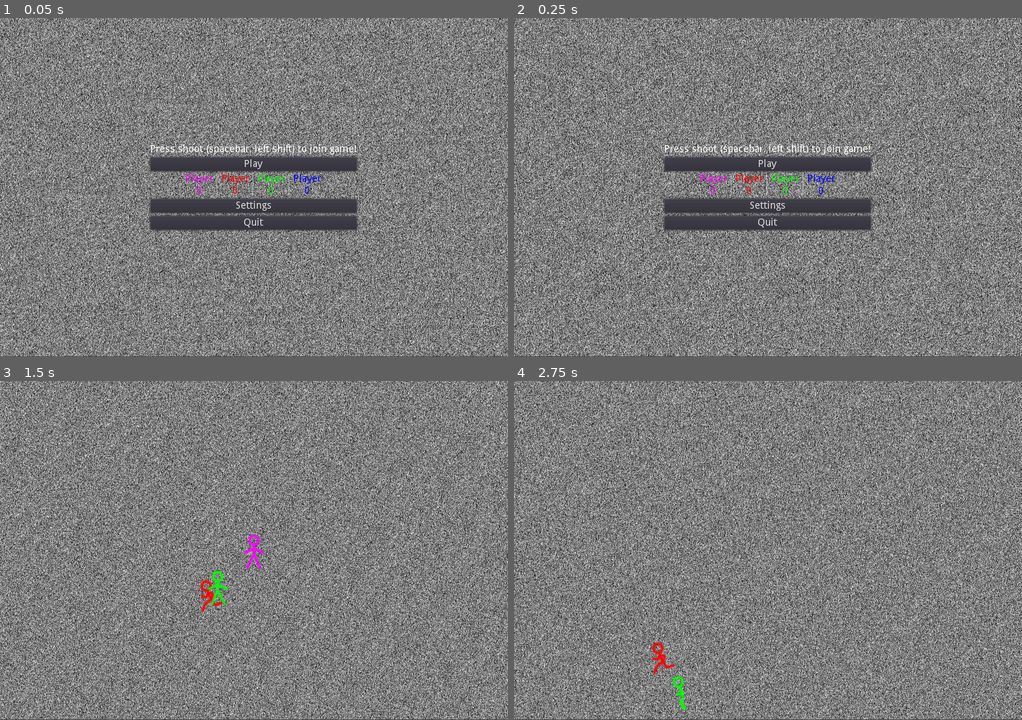
Above: before the commit, frames 1-4 (two rows, left to right).
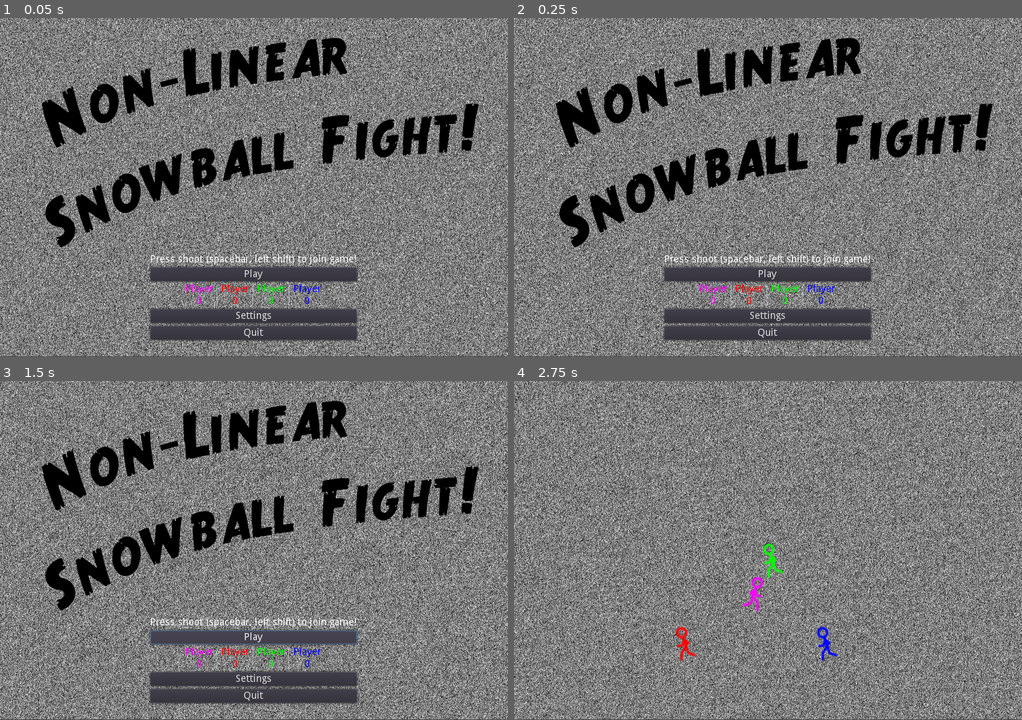
Above: after the commit, the same moments.

Repository: ssj71/nonlinearsnowballfight
Game: Godot game, scene res://Main.tscn
The game is run twice, just before and just after one commit, with the same random seed, the same clock (stepped at 60 frames per second) and the same inputs.
Inputs (mouse positions are in pixels of both pictures, inside the frame that each line leads up to):
- Up to frame 1 (0.05 s): no input
- Up to frame 2 (0.25 s): no input
- Up to frame 3 (1.5 s): click "Play" at 0.5 s; click (254, 638) at 1.25 s, where only the run after the commit has a clickable "Play"
- Up to frame 4 (2.75 s): tap Enter at 2 s; hold D from 2.03 s (still down); hold Shift from 2.03 s (still down); tap Space at 2.27, 2.3, 2.57 s

The runs differ from the first frame. In frame 1, 67% of the frame differs, in the area x 0-100%, y 0-100%; in frame 2, 67%; in frame 3, 66%; in frame 4, 61%.

Commit message:
v0.1 working ish

Diff:
--- a/Main.gd
+++ b/Main.gd
@@ -1,7 +1,7 @@
 extends Node2D
 #main
 
-var nplayers = 1
+var players = []
 var nonlinearity = 1
 var score = []
 var ailevel = 1
@@ -31,30 +31,55 @@
 
 
 func _Play_pressed():
+	players = current_scn.players
+	if players.size() == 0:
+		return
+
 	remove_child(current_scn)
 	current_scn = load("res://fight.tscn").instance()
 	add_child(current_scn)
-	var p = load("res://Player.tscn").instance()
-	p.name = "Player0"
-	p.index = 0
+	current_scn.players = players
+
+
 	var pc = current_scn.get_node("Players") #player collection
-	pc.add_child(p)
-	p.set_color(colors[0])
-	#$current_scn/Players.add_child(p)
+	var p
+	var pp
+	for i in range(players.size()):
+		p = load("res://Player.tscn").instance()
+		p.name = "Player"+String(i)
+		p.index = i
+		p.position = Vector2(210 + 100*i,300)
+		pc.add_child(p)
+		p.set_color(colors[i])
+
+	#extra randy NPC if solo
+	if players.size() == 1:
+		p = load("res://Randy.tscn").instance()
+		p.name = "Player1"
+		pc.add_child(p)
+		p.index = 1
+		pp = p.get_node("Player")
+		pp.position = Vector2(310,300)
+		pp.index = p.index
+		p.set_color(colors[1])
 
 	p = load("res://Ralf.tscn").instance()
-	p.name = "Player1"
-	pc.add_child(p)
-	p.index = 1
-	p.get_node("Player").index = p.index
-	p.set_color(colors[1])
-
-	p = load("res://Randy.tscn").instance()
 	p.name = "Player2"
 	pc.add_child(p)
 	p.index = 2
-	p.get_node("Player").index = p.index
+	pp = p.get_node("Player")
+	pp.position = Vector2(410,300)
+	pp.index = p.index
 	p.set_color(colors[2])
+
+	p = load("res://Randy.tscn").instance()
+	p.name = "Player3"
+	pc.add_child(p)
+	p.index = 3
+	pp = p.get_node("Player")
+	pp.position = Vector2(510,300)
+	pp.index = p.index
+	p.set_color(colors[3])
 # Called every frame. 'delta' is the elapsed time since the previous frame.
 #func _process(delta):
 #	pass
@@ -67,3 +92,5 @@
 	add_child(current_scn)
 	current_scn.set_colors(colors)
 	current_scn.set_scores(score)
+	for p in players:
+		current_scn.add_player(p)
--- a/Main.tscn
+++ b/Main.tscn
@@ -22,5 +22,5 @@
 position = Vector2( 360, 239.143 )
 frames = SubResource( 1 )
 animation = "default"
-frame = 1
+frame = 3
 playing = true
--- a/Steve.gd
+++ b/Steve.gd
@@ -3,7 +3,7 @@
 var tim
 var index
 
-# Steve is Strategic
+# Steve is Strategic (but not yet actually)
 
 # Called when the node enters the scene tree for the first time.
 func _ready():
--- a/fight.gd
+++ b/fight.gd
@@ -4,6 +4,7 @@
 # var a = 2
 # var b = "text"
 var ctl = []
+var players
 
 # Called when the node enters the scene tree for the first time.
 func _ready():
@@ -11,9 +12,16 @@
 		ctl.append([])
 	pass # Replace with function body.
 
-# Called every frame. 'delta' is the elapsed time since the previous frame.
-func _process(delta):
+func ctl_player(i,d,w):
+	var p = $Players.get_node("Player"+String(i))
+	if p != null:
+		p.set_direction(d)
+		p.windup = w
+
+
+func check_arrows(i):
 	var d = Vector2(0,0)
+	var w = false
 	if Input.is_key_pressed(KEY_RIGHT):
 		d.x = 1
 	if Input.is_key_pressed(KEY_LEFT):
@@ -22,15 +30,33 @@
 		d.y = -1
 	if Input.is_key_pressed(KEY_DOWN):
 		d.y = 1
-	#todo, what if p1 is dead
-	if $Players.get_node("Player0") != null:
-		$Players/Player0.set_direction(d)
-		if Input.is_key_pressed(KEY_SPACE):
-			$Players/Player0.windup = true
-		else:
-			$Players/Player0.windup = false
-	#if $Players.get_child_count() == 1:
-		#round over
+	if Input.is_key_pressed(KEY_SPACE):
+		w = true
+	ctl_player(i,d,w)
+
+func check_aswd(i):
+	var d = Vector2(0,0)
+	var w = false
+	if Input.is_key_pressed(KEY_D):
+		d.x = 1
+	if Input.is_key_pressed(KEY_A):
+		d.x = -1
+	if Input.is_key_pressed(KEY_W):
+		d.y = -1
+	if Input.is_key_pressed(KEY_S):
+		d.y = 1
+	if Input.is_key_pressed(KEY_SHIFT):
+		w = true
+	ctl_player(i,d,w)
+
+
+# polling for inputs is horrible, but I don't have a better way right now
+func _process(delta):
+	for i in range(players.size()):
+		if players[i] == KEY_SPACE:
+			check_arrows(i)
+		elif players[i] == KEY_SHIFT:
+			check_aswd(i)
 
 func kill(index):
 	for i in range($Players.get_child_count()):
--- a/menu.gd
+++ b/menu.gd
@@ -1,9 +1,7 @@
 extends Node2D
 
-# Declare member variables here. Examples:
-# var a = 2
-# var b = "text"
 var scores
+var players = []
 
 # Called when the node enters the scene tree for the first time.
 func _ready():
@@ -27,7 +25,17 @@
 		scores[i].modulate = colorarray[i]
 
 func _input(event):
-	print(event)
+	if event is InputEventKey:
+		if event.pressed:
+			if (event.scancode == KEY_SPACE and not players.has(KEY_SPACE)) or event.scancode == KEY_SHIFT and not players.has(KEY_SHIFT):
+				add_player(event.scancode)
+
+func add_player(key):
+	var p = load("res://Player.tscn").instance()
+	add_child(p)
+	p.set_color(scores[players.size()].modulate)
+	p.position = Vector2(210 + 100*players.size(),300)
+	players.append(key)
 
 func _on_Quit_pressed():
 	get_tree().quit()
--- a/menu.tscn
+++ b/menu.tscn
@@ -1,7 +1,7 @@
 [gd_scene load_steps=3 format=2]
 
 [ext_resource path="res://menu.gd" type="Script" id=1]
-[ext_resource path="res://TitlePortable.svg" type="Texture" id=2]
+[ext_resource path="res://Title.png" type="Texture" id=2]
 
 [node name="Node2D" type="Node2D"]
 script = ExtResource( 1 )
@@ -11,9 +11,8 @@
 anchor_top = 0.0
 anchor_right = 0.0
 anchor_bottom = 0.0
-margin_top = -2.0
 margin_right = 720.0
-margin_bottom = 478.0
+margin_bottom = 480.0
 rect_pivot_offset = Vector2( 0, 0 )
 rect_clip_content = false
 mouse_filter = 0
@@ -27,10 +26,10 @@
 anchor_top = 0.0
 anchor_right = 0.0
 anchor_bottom = 0.0
-margin_left = 213.0
-margin_top = 177.0
-margin_right = 506.0
-margin_bottom = 302.0
+margin_left = 40.0
+margin_top = 23.0
+margin_right = 680.0
+margin_bottom = 456.0
 rect_pivot_offset = Vector2( 0, 0 )
 rect_clip_content = false
 mouse_filter = 1
@@ -39,27 +38,13 @@
 size_flags_vertical = 3
 alignment = 0
 
-[node name="CenterContainer2" type="CenterContainer" parent="CenterContainer/VBoxContainer2"]
-anchor_left = 0.0
-anchor_top = 0.0
-anchor_right = 0.0
-anchor_bottom = 0.0
-margin_right = 293.0
-rect_pivot_offset = Vector2( 0, 0 )
-rect_clip_content = false
-mouse_filter = 0
-mouse_default_cursor_shape = 0
-size_flags_horizontal = 3
-size_flags_vertical = 3
-use_top_left = false
-
-[node name="Title" type="TextureRect" parent="CenterContainer/VBoxContainer2/CenterContainer2"]
-anchor_left = 0.0
-anchor_top = 0.0
-anchor_right = 0.0
-anchor_bottom = 0.0
-margin_left = 146.0
-margin_right = 146.0
+[node name="Title" type="TextureRect" parent="CenterContainer/VBoxContainer2"]
+anchor_left = 0.0
+anchor_top = 0.0
+anchor_right = 0.0
+anchor_bottom = 0.0
+margin_right = 640.0
+margin_bottom = 308.0
 rect_pivot_offset = Vector2( 0, 0 )
 rect_clip_content = false
 mouse_filter = 1
@@ -67,17 +52,17 @@
 size_flags_horizontal = 4
 size_flags_vertical = 4
 texture = ExtResource( 2 )
-expand = true
-stretch_mode = 0
+stretch_mode = 6
 
 [node name="VBoxContainer" type="VBoxContainer" parent="CenterContainer/VBoxContainer2"]
 anchor_left = 0.0
 anchor_top = 0.0
 anchor_right = 0.0
 anchor_bottom = 0.0
-margin_top = 4.0
-margin_right = 293.0
-margin_bottom = 125.0
+margin_left = 173.0
+margin_top = 312.0
+margin_right = 466.0
+margin_bottom = 433.0
 rect_pivot_offset = Vector2( 0, 0 )
 rect_clip_content = false
 mouse_filter = 1
Binary file added: Title.png
